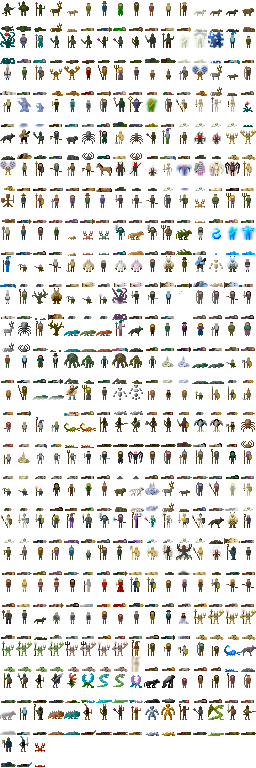
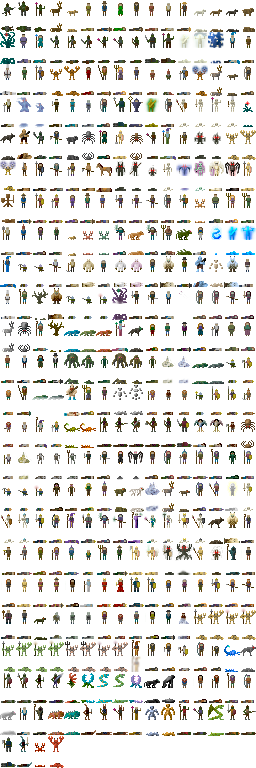
Revision of a layered 256 x 768 image; what changed, layer by layer:
painted on "Background" over [48, 736, 64, 768]
